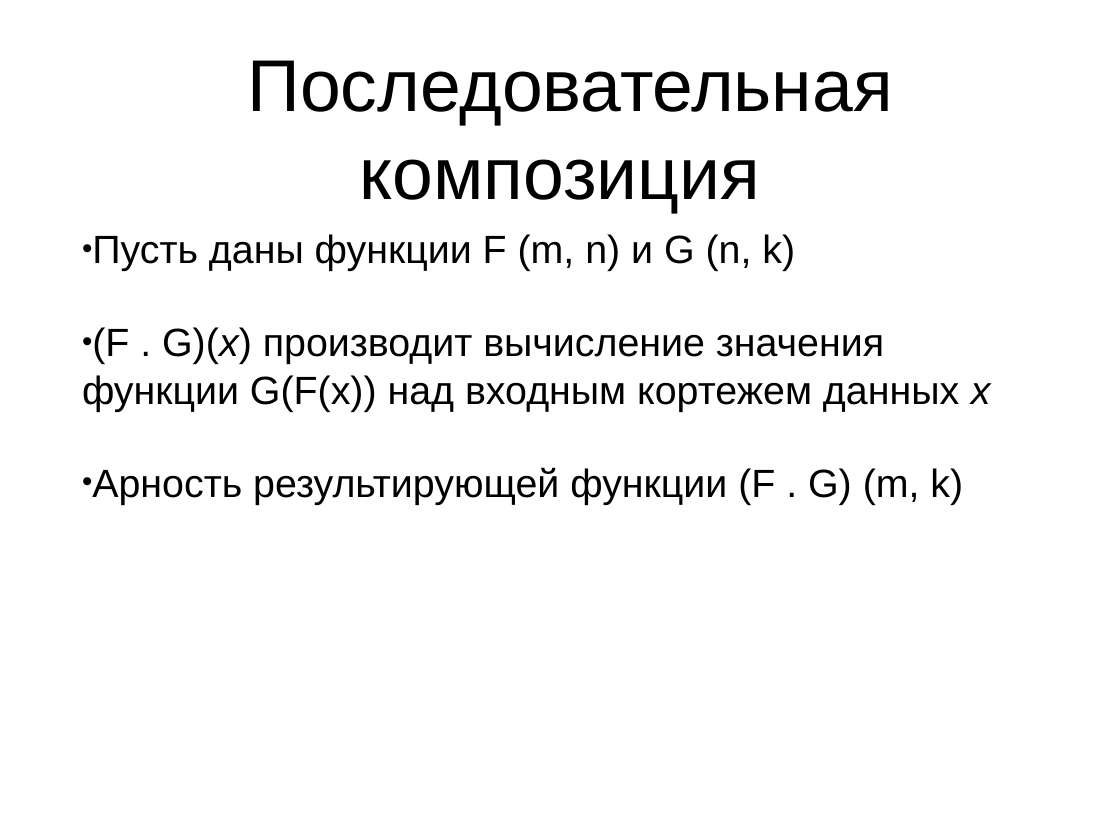
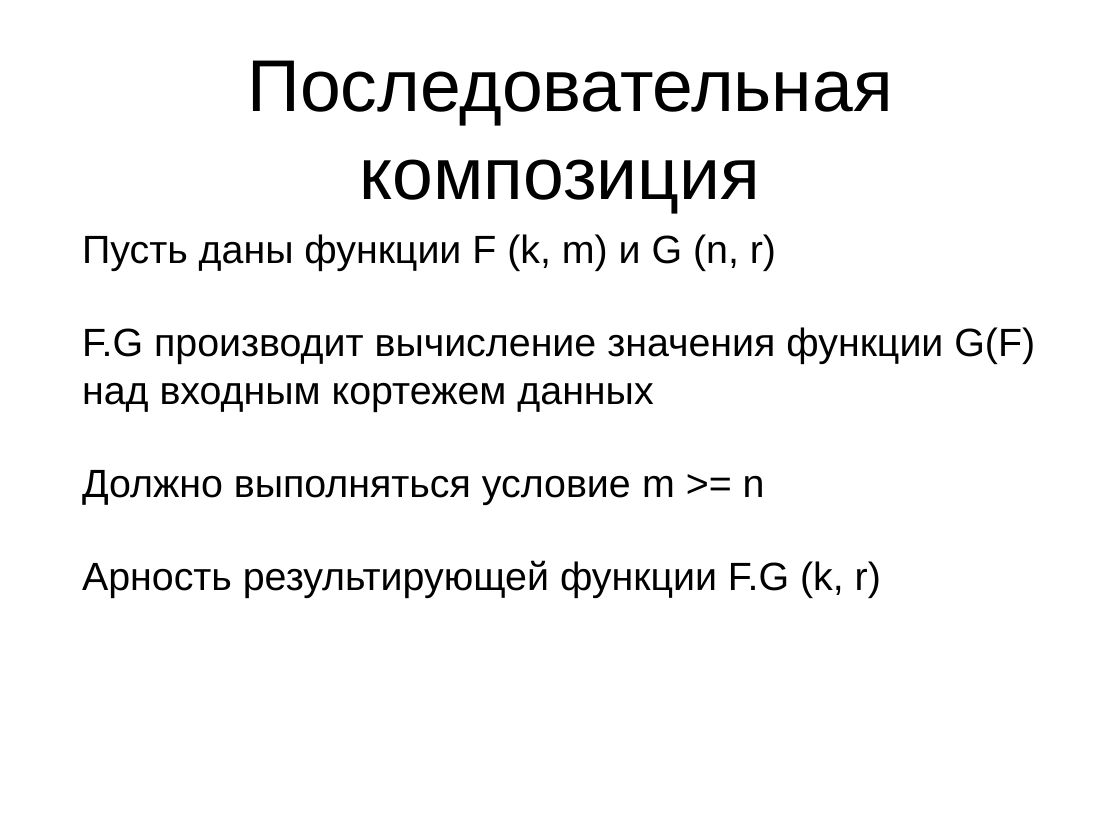
Before and after one commit to Zumisha/Parallel-Programming, a slide deck: slide 10 of Документация/fptl.ppt (slide 11 before the commit). Drawn at 1120x840 pixels with LibreOffice and Linux fonts; fonts in the diff are those of the drawing. Boxes give left, top, right and bottom in pixels: in the first picture for what was removed or moved away, otherwise in the second. Text is boxed around its words. In the diff, an @@ line names an element or a change of style, - is before the commit and + after.

```diff
--- a/Документация/fptl.ppt
+++ b/Документация/fptl.ppt
@@ text at <box>82,234,1035,598</box>: text changed @@
-• Пусть даны функции F (m, n) и G (n, k)
-• (F . G)(x) производит вычисление значения функции G(F(x)) над входным кортежем данных x
-• Арность результирующей функции (F . G) (m, k)
+Пусть даны функции F (k, m) и G (n, r)
+F.G производит вычисление значения функции G(F) над входным кортежем данных
+Должно выполняться условие m >= n
+Арность результирующей функции F.G (k, r)
```
Also in this commit, not shown: 11 other slides changed, 1 slide added, 1 slide removed.
